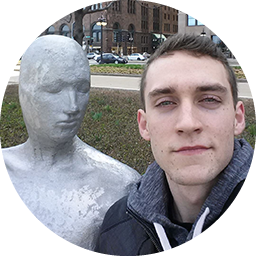
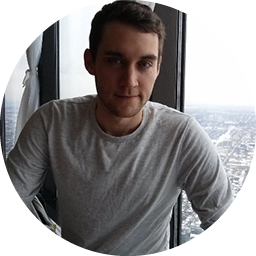
Revision of a layered w=256, h=256 image; what changed, layer by layer:
added layer "IMG_0426" above "10317682_10152438884906424_6228231841612478957_o" over [0, 0, 256, 256]
